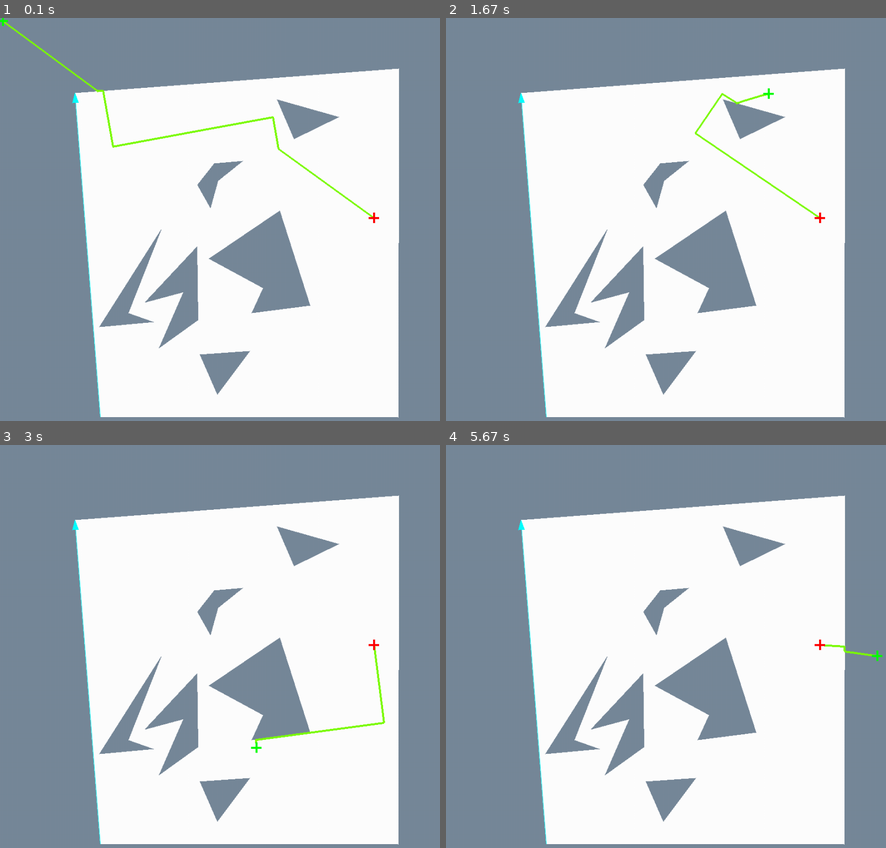
Above: before the commit, frames 1-4 (two rows, left to right).
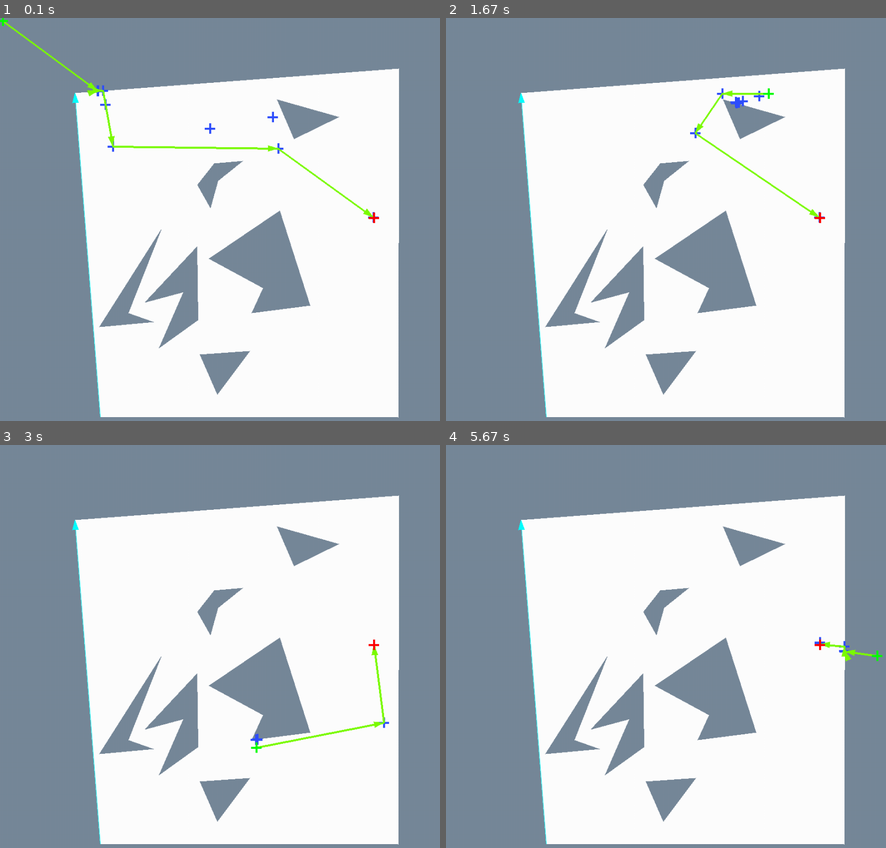
Above: after the commit, the same moments.

Repository: DoYouEvenStackSmash/planning-algorithms-exercises
Game: pygame game, started from src/ch5/random-dense-tree/rdt-demo.py
The game is run twice, just before and just after one commit, with the same random seed, the same clock (stepped at 60 frames per second) and the same inputs.
Inputs (mouse positions are in pixels of both pictures, inside the frame that each line leads up to):
- Up to frame 1 (0.1 s): no input
- Up to frame 2 (1.67 s): move the mouse to (674, 288) at 0.37 s; move the mouse to (573, 271) at 0.87 s; move the mouse to (767, 94) at 1.22 s
- Up to frame 3 (3 s): move the mouse to (259, 525) at 1.82 s; move the mouse to (255, 747) at 2.55 s
- Up to frame 4 (5.67 s): move the mouse to (824, 771) at 3.42 s; move the mouse to (824, 650) at 4.38 s; move the mouse to (877, 654) at 5.42 s

The runs differ from the first frame. In frame 1, 0.6% of the frame differs, in the area x 19-87%, y 15-51%; in frame 2, 0.3%; in frame 3, 0.4%; in frame 4, 0.1%.

Commit message:
added path refinement

Diff:
--- a/src/ch5/random-dense-tree/helpers.py
+++ b/src/ch5/random-dense-tree/helpers.py
@@ -229,12 +229,14 @@
     """
     distkey = lambda x: x[0]
     intersections = []
-    d, theta = mfn.car2pol(origin_pt, target_pt)
+    theta, d = mfn.car2pol(origin_pt,target_pt)
+    # print(d)
     for i,e in enumerate(obs_edge_list):
         print(e)
         p1, p2, = obs_vtx_list[e[0]].pt, obs_vtx_list[e[1]].pt
-        if test_for_intersection(p1, p2, origin_pt, theta):
+        if test_for_intersection(p1, p2, origin_pt, theta) or test_for_intersection(p2, p1, origin_pt, theta):
             npt = get_normal_pt((p1,p2), origin_pt)
             if dist(npt, origin_pt) < d:
                 return False
+                # continue
     return True
--- a/src/ch5/random-dense-tree/rdt-demo.py
+++ b/src/ch5/random-dense-tree/rdt-demo.py
@@ -49,7 +49,7 @@
                 )
             else:
                 n = obstacle_vertex_list[f2[0]].pt
-            if dist(tpt, n) < 6:
+            if dist(tpt, n) < 1:
                 i += 1
                 continue
 
@@ -87,13 +87,31 @@
                     p1, p2 = vlist[e[0]].pt, vlist[e[1]].pt
                     pafn.frame_draw_line(screen, (p1, p2), pafn.colors["red"])
             # compute the path between start and goal
-            pth = get_path(build_inverted_tree(list(edge_set), 0), 0, len(vlist) - 1)
-            # for e in pth:
+            path = get_path(build_inverted_tree(list(edge_set), 0), 0, len(vlist) - 1)
+            pts = [vlist[path[0][0]].pt]
+            pts.extend([vlist[path[i][1]].pt for i in range(len(path))])
 
-            for j, p in enumerate(pth):
-                pafn.frame_draw_bold_line(
-                    screen, [vlist[p[0]].pt, vlist[p[1]].pt], pafn.colors["lawngreen"]
-                )
+            vals = [pts[0]]
+            k = 1
+            for p in pts:
+                pafn.frame_draw_cross(screen, p, pafn.colors["indigo"])
+            # reversed(pts)
+            while len(vals) < len(pts) and k < len(pts):
+                c = len(pts) - 1
+                while c > k:
+                    if check_for_free_path(obs_edge_set, obstacle_vertex_list, vals[-1] ,pts[c]):
+                        vals.append(pts[c])
+                        k = c + 1
+
+                        break
+                    c-=1
+
+                if c == k:
+                    vals.append(pts[k])
+                    k = k + 1
+
+            for k in range(1,len(vals)):
+                pafn.frame_draw_ray(screen, vals[k-1],vals[k], pafn.colors["lawngreen"],True)
             return True
     return False
 
@@ -135,7 +153,7 @@
             n = get_normal_pt((ovl[f2[0]].pt, ovl[f2[1]].pt), tpt)
         else:
             n = ovl[f2[0]].pt
-        if dist(tpt, n) < 5:
+        if dist(tpt, n) < 1:
             ips.remove(tpt)
     input_points = list(ips)
 
